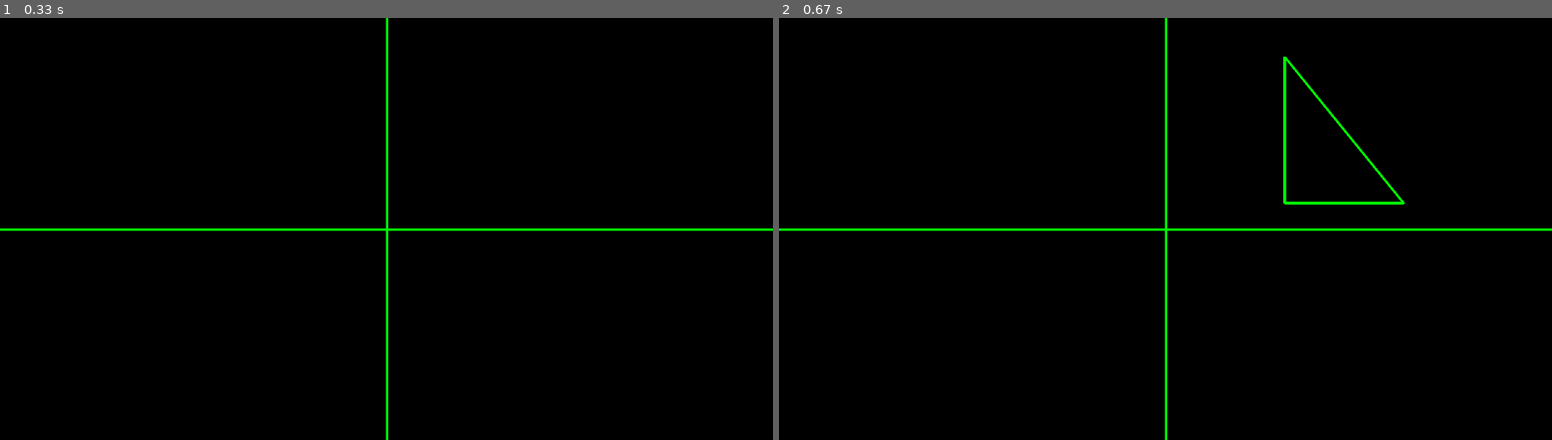
Above: before the commit, frames 1-2 (left to right).
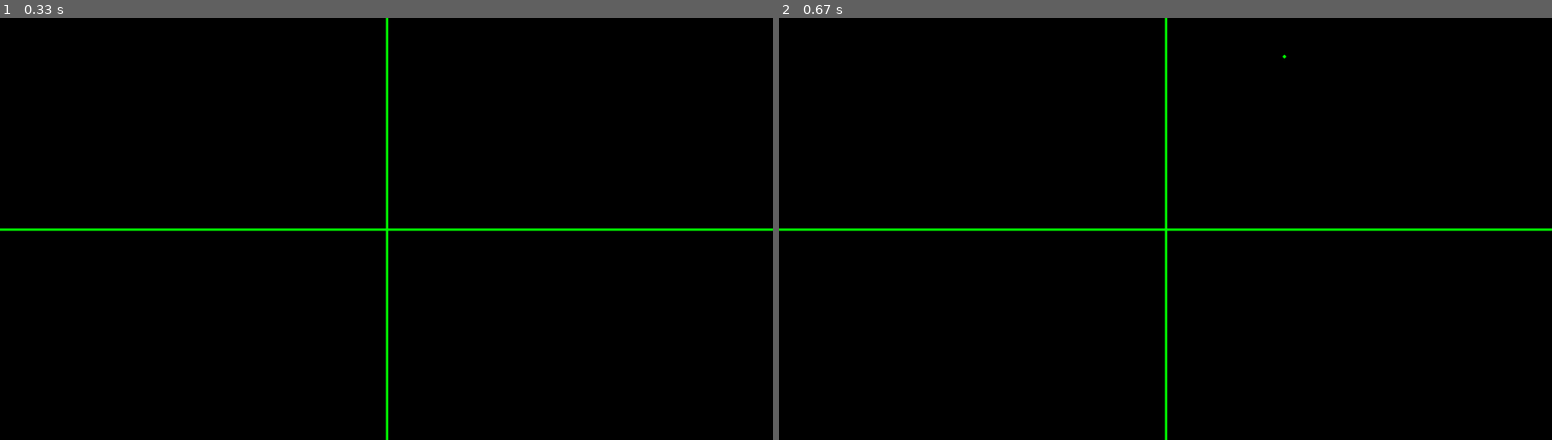
Above: after the commit, the same moments.

Repository: tavorestrepo98/CompuGrafica
Game: pygame game, started from plano.py
Same seed, same stepped clock (60 frames per second), same inputs: the game is played once before the commit and once after it. The source is Python 2; it was converted automatically to run under Python 3.
Inputs:
- Up to frame 1 (0.33 s): no input
- Up to frame 2 (0.67 s): tap Enter at 0.33 s

Frame 1 is identical in both runs. In frame 2, 0.5% of the frame differs, in the area x 65-81%, y 8-45%.

Commit message:
modificacion a funciones y plano

Diff:
--- /dev/null
+++ b/dibujos.py
@@ -0,0 +1,19 @@
+import pygame
+from funciones import *
+from math import *
+
+NEGRO = (0,0,0)
+BLANCO = (255,255,255)
+VERDE = (0,255,0)
+ROJO = (255,0,0)
+AZUL = (0,0,255)
+pygame.init()
+
+def circulo(pantalla, centro, radio):
+    pygame.draw.circle(pantalla, VERDE, centro, radio)
+
+def rectangulo(pantalla, p):
+    pygame.draw.rect(pantalla, VERDE, p, 3)
+
+def punto(pantalla, centro):
+    pygame.draw.circle(pantalla, VERDE, centro, 2)
--- a/funciones.py
+++ b/funciones.py
@@ -1,12 +1,6 @@
 from math import *
 from random import *
 #taller parte1
-def mayor(a, b):
-	if a > b:
-		return a
-	else:
-		return b
-
 
 def sumamatrices(list1, list2, n):
 	resultado = []
@@ -25,7 +19,7 @@
 	for i in range(0,n):
 		resultado = resultado + (list1[i]*list2[i])
 	return resultado
-'''
+
 def traslacion2(list1, list2):
 	resultado = []
 	temp = []
@@ -42,7 +36,7 @@
 		return resultado
 	else:
 		return "No se pueden multiplicar"
-
+'''
 def traslacion(l, l2):
 	x = l[0]+l2[0]
 	y = l[1]+l2[1]
@@ -62,7 +56,7 @@
 	x = punto[0]*e[0]
 	y = punto[1]*e[1]
 	return [x,y]
-
+'''
 def matrizidentidad(n):
 	resultado = []
 	temp = []
@@ -95,3 +89,4 @@
 	catetob = input("Digite el valor del segundo cateto: ")
 	print "Los angulos del triangulo son: " + str(pi/2) + ", " + str((pi/2)-atan(catetoa/catetob)) + ", " + str(atan(catetoa/catetob))
 	return "El valor de la hipotenusa es: " + str(sqrt((catetoa * catetoa) + (catetob * catetob)))
+'''
--- a/plano.py
+++ b/plano.py
@@ -1,6 +1,7 @@
 import pygame
 from funciones import *
 from math import *
+from dibujos import *
 ancho = 1300
 alto = 710
 CENTRO = (ancho/2, alto/2)
@@ -11,9 +12,10 @@
 AZUL = (0,0,255)
 
 if __name__ == '__main__':
-	p1 = trascartesiano(CENTRO, [200, 290])
-	p2 = trascartesiano(CENTRO, [200, 44])
-	p3 = trascartesiano(CENTRO, [400, 44])
+
+	p1 =  [200, 290]
+	p2 = [200, 44]
+	p3 = [400, 44]
 	pygame.init()
 	pantalla = pygame.display.set_mode((ancho, alto))
 	pygame.display.set_caption("Triangulo")
@@ -29,16 +31,20 @@
 				fin = True
 
 			elif event.type == pygame.KEYDOWN:
-				#angulo = input("Cuantos grados quiere rotarlo? "
 				pantalla.fill(NEGRO)
 				pygame.draw.line(pantalla, VERDE, (CENTRO[0], 0), (CENTRO[0], alto), 4)
 				pygame.draw.line(pantalla, VERDE, (0, CENTRO[1]), (ancho, CENTRO[1]), 4)
-				pygame.draw.polygon(pantalla, VERDE, [p1, p2, p3], 5)
-				#print "Pulso una tecla"
+				pygame.draw.circle(pantalla, VERDE, [int(trascartesiano(CENTRO, p1)[0]), int(trascartesiano(CENTRO, p1)[1])], 3)
+
+				#pygame.draw.polygon(pantalla, VERDE, [trascartesiano(CENTRO, p1), trascartesiano(CENTRO, p2), trascartesiano(CENTRO, p3)], 5)
+				p1 = rotacion(p1, pi/30)
+				p2 = rotacion(p2, pi/30)
+				p3 = rotacion(p3, pi/30)
+				#rectangulo(pantalla, (trascartesiano(CENTRO, [220, 230])[0],trascartesiano(CENTRO, [220, 230])[1], 300, 200))
+
 				pygame.display.flip()
 
 			#pygame.draw.circle(pantalla, AZUL, trascartesiano(CENTRO, [0, 0]), 130, 5)
+		reloj.tick(200)
 
-
-		pygame.display.flip()
 	pygame.quit()
Not shown, added: dibujos.pyc
Not shown, changed: funciones.pyc
